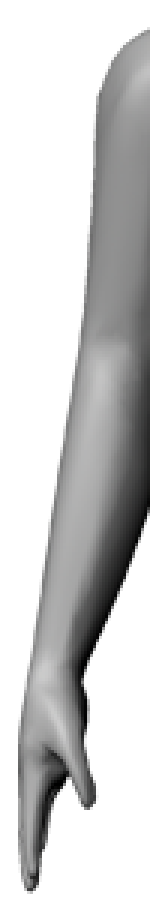
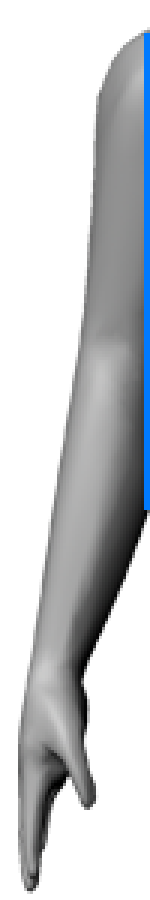
Layer changes from the first 150x900 image to the second:
added layer "Form 1" above "Ebene 1" over bbox(144, 33, 150, 510)
